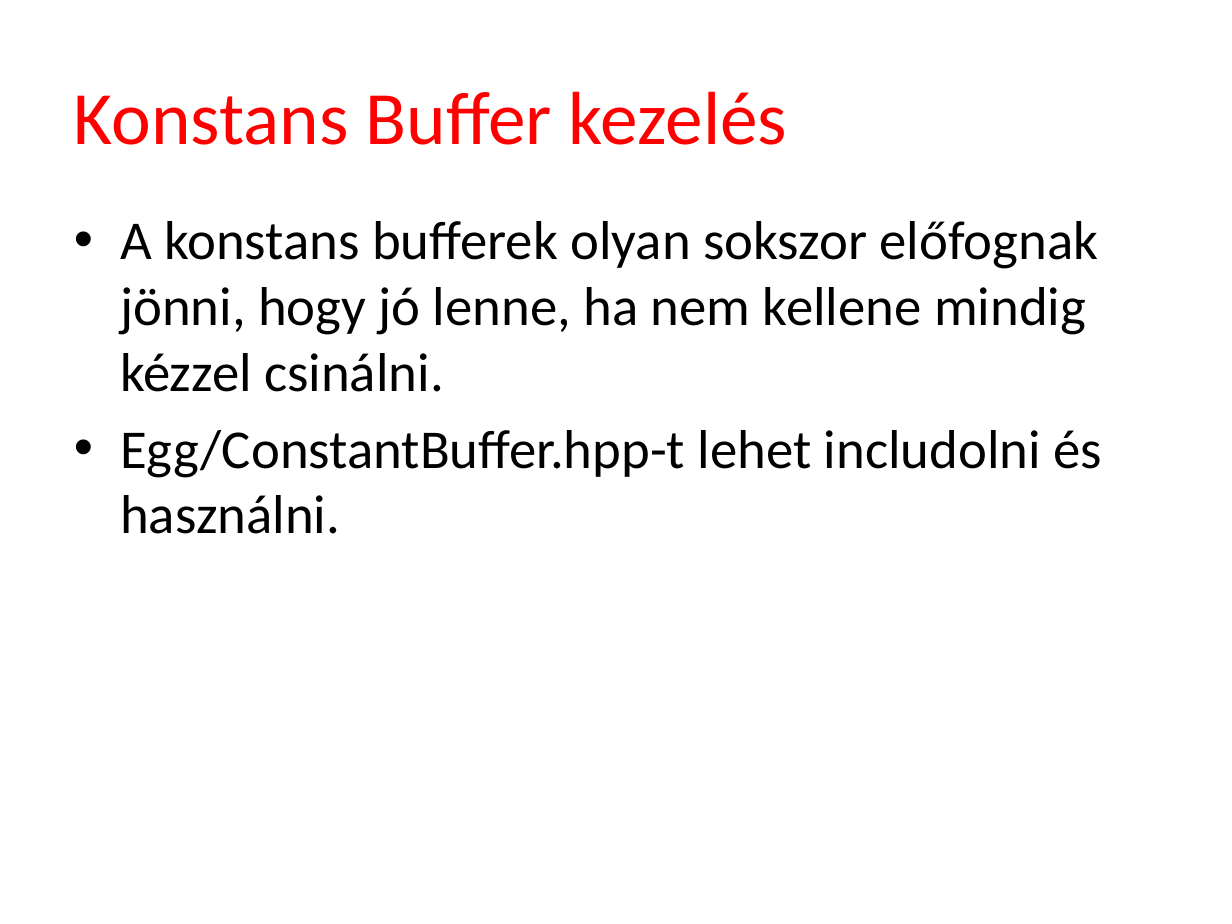
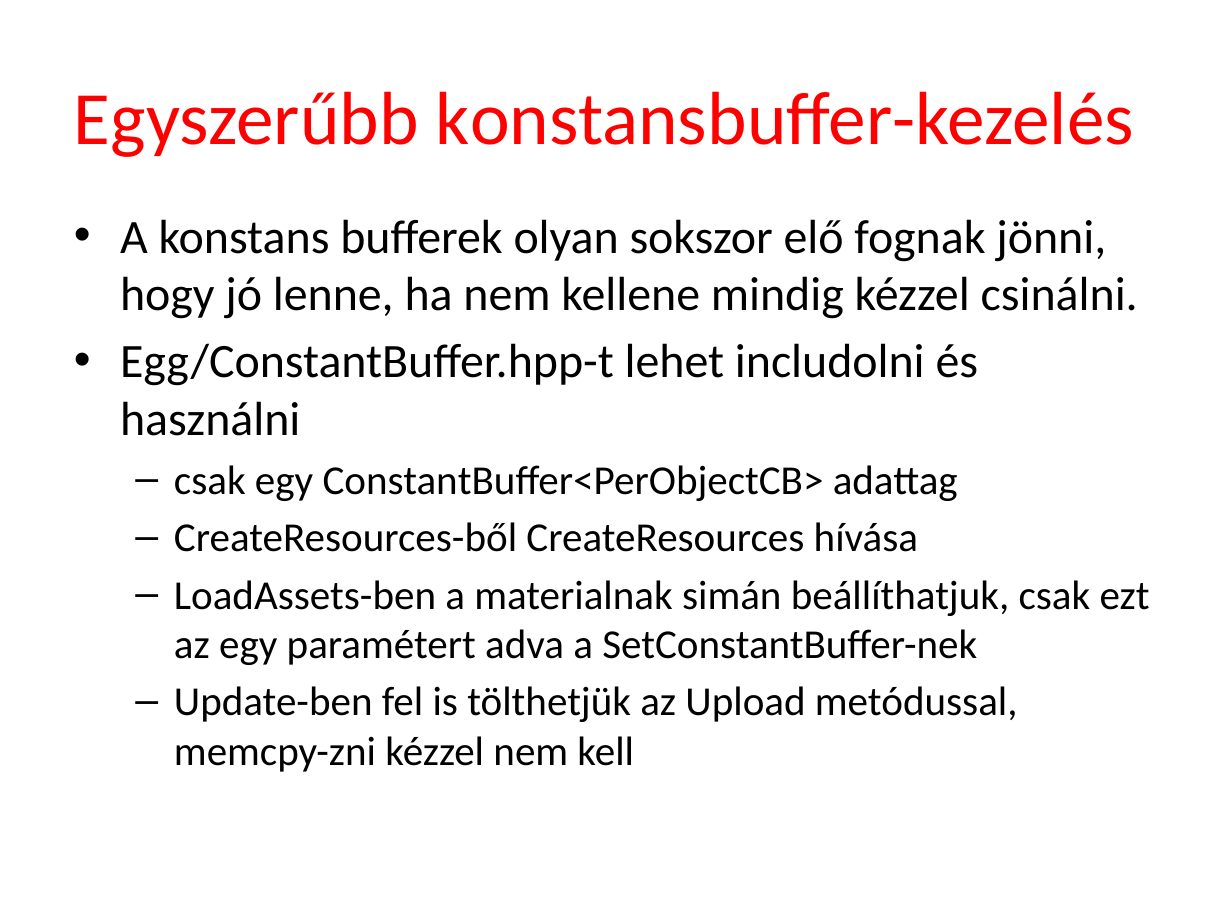
Before and after one commit to szecsi/dx12, a slide deck: slide 23 of Slides/ggl002-Libraries.pptx (slide 20 before the commit). Drawn at 1232x924 pixels with LibreOffice and Linux fonts; fonts in the diff are those of the drawing; background and template pictures are left out. Boxes give left, top, right and bottom in pixels: in the first picture for what was removed or moved away, otherwise in the second. Text is boxed around its words. In the diff, an @@ line names an element or a change of style, - is before the commit and + after.

```diff
--- a/Slides/ggl002-Libraries.pptx
+++ b/Slides/ggl002-Libraries.pptx
@@ title at box(74, 91, 1134, 157): text changed @@
-Konstans Buffer kezelés
+Egyszerűbb konstansbuffer-kezelés
@@ text at box(120, 219, 1150, 772): text changed; size 32 to 24 pt @@
-• A konstans bufferek olyan sokszor előfognak jönni, hogy jó lenne, ha nem kellene mindig kézzel csinálni.
-• Egg/ConstantBuffer.hpp-t lehet includolni és használni.
+• A konstans bufferek olyan sokszor elő fognak jönni, hogy jó lenne, ha nem kellene mindig kézzel csinálni.
+• Egg/ConstantBuffer.hpp-t lehet includolni és használni
+  – csak egy ConstantBuffer<PerObjectCB> adattag
+  – CreateResources-ből CreateResources hívása
+  – LoadAssets-ben a materialnak simán beállíthatjuk, csak ezt az egy paramétert adva a SetConstantBuffer-nek
+  – Update-ben fel is tölthetjük az Upload metódussal, memcpy-zni kézzel nem kell
```
Also in this commit, not shown: 6 other slides changed, 7 slides added, 8 slides removed, 26 other files.
